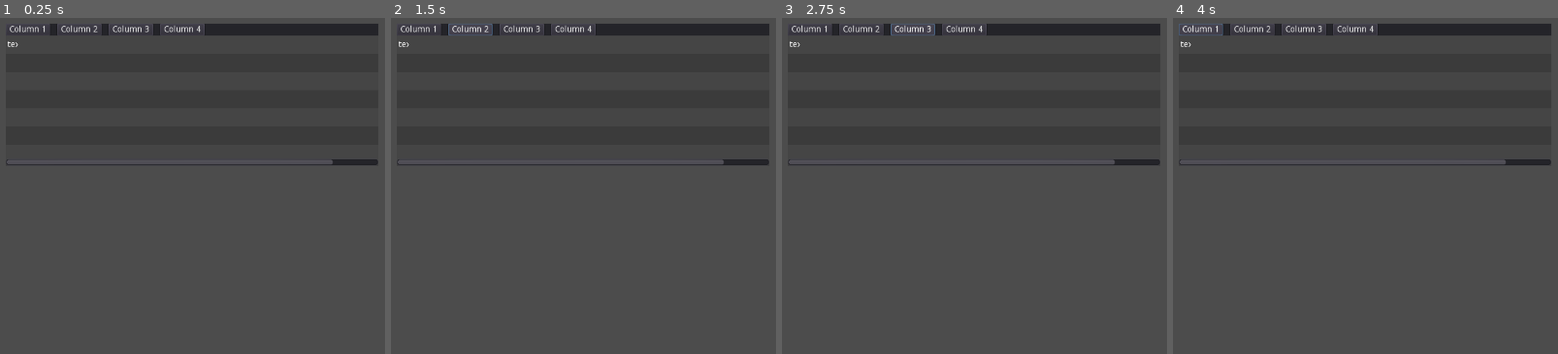
Above: before the commit, frames 1-4 (left to right).
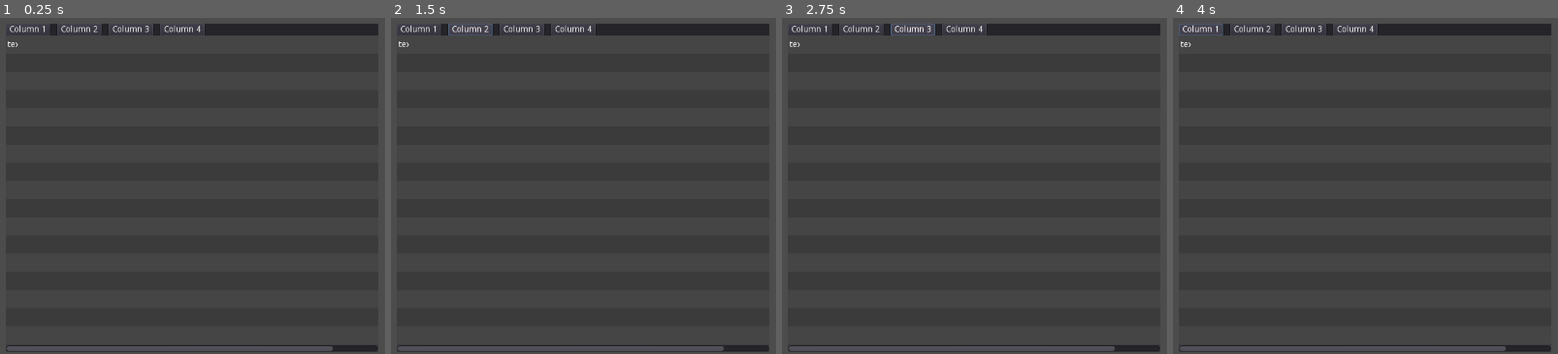
Above: after the commit, the same moments.

Repository: PostPollux/RaptorRender
Game: Godot game, scene res://GUI/SortableTable/SortableTableTest.tscn
Two runs of this game, one before a commit and one after it. Both use one fixed random seed, a clock stepped at 60 frames per second and the inputs below.
Inputs:
- Up to frame 1 (0.25 s): no input
- Up to frame 2 (1.5 s): click "Column 1" at 0.5 s; click "Column 2" at 1.25 s
- Up to frame 3 (2.75 s): click "Column 3" at 2 s
- Up to frame 4 (4 s): click "Column 4" at 2.75 s; click "Column 1" at 3.5 s

The runs differ from the first frame. In frame 1, 1.1% of the frame differs, in the area x 1-99%, y 42-100%; in frame 2, 1.1%; in frame 3, 1.1%; in frame 4, 1.1%.

Commit message:
empty rows of Sortable Table now have an effect on selection, too

Diff:
--- a/GUI/SortableTable/RowContainerEmpty.gd
+++ b/GUI/SortableTable/RowContainerEmpty.gd
@@ -3,16 +3,21 @@
 var row_height = 30
 
 var sortable_table_row = preload("res://GUI/SortableTable/SortableTableRow.tscn")
-
+onready var RowContainerFilled = $"../../RowContainerFilled"
 
 func _ready():
 	update_width_of_RowContainerEmpty()
 	fill_up_available_space_with_empty_rows()
+	connect_row_clicked_signals()
 
+
+func connect_row_clicked_signals():
+	for Row in get_children():
+		Row.connect("row_clicked", self, "select_SortableRows")
 
 
 func fill_up_available_space_with_empty_rows():
-	var filled_row_count = $"../../RowContainerFilled".SortableRows.size()
+	var filled_row_count = RowContainerFilled.SortableRows.size()
 	var height_of_clipcontainer = $"../../ClipContainerForEmptyRows".rect_size.y
 	var amount_of_needed_rows = int(height_of_clipcontainer/row_height)
 
@@ -27,3 +32,30 @@
 func update_width_of_RowContainerEmpty():
 	var width_of_clipcontainer = $"../../ClipContainerForEmptyRows".rect_size.x
 	rect_min_size.x = width_of_clipcontainer
+
+
+
+
+# empty rows are not selectable, but clicking them can have an effect on the selection of the filled ones
+func select_SortableRows(row_id):
+
+	var SortableRows = RowContainerFilled.SortableRows
+	var SortableRowsSelected = RowContainerFilled.SortableRowsSelected
+
+	if Input.is_key_pressed(KEY_CONTROL):
+		pass
+
+
+	elif Input.is_key_pressed(KEY_SHIFT):
+		var previous_selected_row_id = SortableRowsSelected[SortableRowsSelected.size() - 1].get_row_id()
+
+		for i in range(previous_selected_row_id, SortableRows.size() + 1):
+			if SortableRows[i-1].get_selected() == false:
+				SortableRows[i-1].set_selected(true)
+				SortableRowsSelected.append(SortableRows[i-1])
+
+
+	else:
+		for Row in SortableRows:
+			Row.set_selected(false)
+		SortableRowsSelected.clear()
--- a/GUI/SortableTable/RowContainerFilled.gd
+++ b/GUI/SortableTable/RowContainerFilled.gd
@@ -79,8 +79,8 @@
 					SortableRowsSelected.append(SortableRows[i-1])
 
 	else:
-		for row in SortableRows:
-			row.set_selected(false)
+		for Row in SortableRows:
+			Row.set_selected(false)
 		SortableRowsSelected.clear()
 
 		ClickedRow.set_selected(true)
--- a/GUI/SortableTable/SortableTableRow.tscn
+++ b/GUI/SortableTable/SortableTableRow.tscn
@@ -2,7 +2,7 @@
 
 [ext_resource path="res://GUI/SortableTable/SortableTableRow.gd" type="Script" id=1]
 
-[node name="SortabelTableRow" type="MarginContainer" index="0"]
+[node name="SortabelTableRow" type="MarginContainer"]
 
 anchor_left = 0.0
 anchor_top = 0.0
--- a/GUI/SortableTable/SortableTableTest.tscn
+++ b/GUI/SortableTable/SortableTableTest.tscn
@@ -4,7 +4,7 @@
 [ext_resource path="res://GUI/SortableTable/SortableTableRow.tscn" type="PackedScene" id=2]
 [ext_resource path="res://GUI/SortableTable/RowContainerEmpty.gd" type="Script" id=3]
 
-[node name="ScrollBox" type="ScrollContainer"]
+[node name="ScrollBox" type="ScrollContainer" index="0"]
 
 anchor_left = 0.0
 anchor_top = 0.0
@@ -13,7 +13,7 @@
 margin_left = 59.0
 margin_top = 54.0
 margin_right = 674.0
-margin_bottom = 289.0
+margin_bottom = 597.0
 rect_pivot_offset = Vector2( 0, 0 )
 rect_clip_content = true
 mouse_filter = 0
@@ -33,7 +33,7 @@
 anchor_right = 0.0
 anchor_bottom = 0.0
 margin_right = 700.0
-margin_bottom = 223.0
+margin_bottom = 531.0
 rect_pivot_offset = Vector2( 0, 0 )
 rect_clip_content = false
 mouse_filter = 1
@@ -280,7 +280,7 @@
 anchor_bottom = 0.0
 margin_top = 20.0
 margin_right = 700.0
-margin_bottom = 80.0
+margin_bottom = 170.0
 rect_pivot_offset = Vector2( 0, 0 )
 rect_clip_content = false
 mouse_filter = 1
@@ -313,15 +313,45 @@
 row_color = Color( 0.235294, 0.235294, 0.235294, 1 )
 row_color_selected = Color( 0.784314, 0.537255, 0.411765, 1 )
 
+[node name="SortabelTableRow3" parent="VBoxContainer/RowContainerFilled" index="2" instance=ExtResource( 2 )]
+
+margin_top = 60.0
+margin_right = 700.0
+margin_bottom = 90.0
+rect_min_size = Vector2( 0, 30 )
+row_id = 3
+row_color = Color( 0.235294, 0.235294, 0.235294, 1 )
+row_color_selected = Color( 0.784314, 0.537255, 0.411765, 1 )
+
+[node name="SortabelTableRow4" parent="VBoxContainer/RowContainerFilled" index="3" instance=ExtResource( 2 )]
+
+margin_top = 90.0
+margin_right = 700.0
+margin_bottom = 120.0
+rect_min_size = Vector2( 0, 30 )
+row_id = 4
+row_color = Color( 0.235294, 0.235294, 0.235294, 1 )
+row_color_selected = Color( 0.784314, 0.537255, 0.411765, 1 )
+
+[node name="SortabelTableRow5" parent="VBoxContainer/RowContainerFilled" index="4" instance=ExtResource( 2 )]
+
+margin_top = 120.0
+margin_right = 700.0
+margin_bottom = 150.0
+rect_min_size = Vector2( 0, 30 )
+row_id = 5
+row_color = Color( 0.235294, 0.235294, 0.235294, 1 )
+row_color_selected = Color( 0.784314, 0.537255, 0.411765, 1 )
+
 [node name="ClipContainerForEmptyRows" type="Container" parent="VBoxContainer" index="2"]
 
 anchor_left = 0.0
 anchor_top = 0.0
 anchor_right = 0.0
 anchor_bottom = 0.0
-margin_top = 80.0
-margin_right = 700.0
-margin_bottom = 223.0
+margin_top = 170.0
+margin_right = 700.0
+margin_bottom = 531.0
 rect_pivot_offset = Vector2( 0, 0 )
 rect_clip_content = false
 mouse_filter = 0
